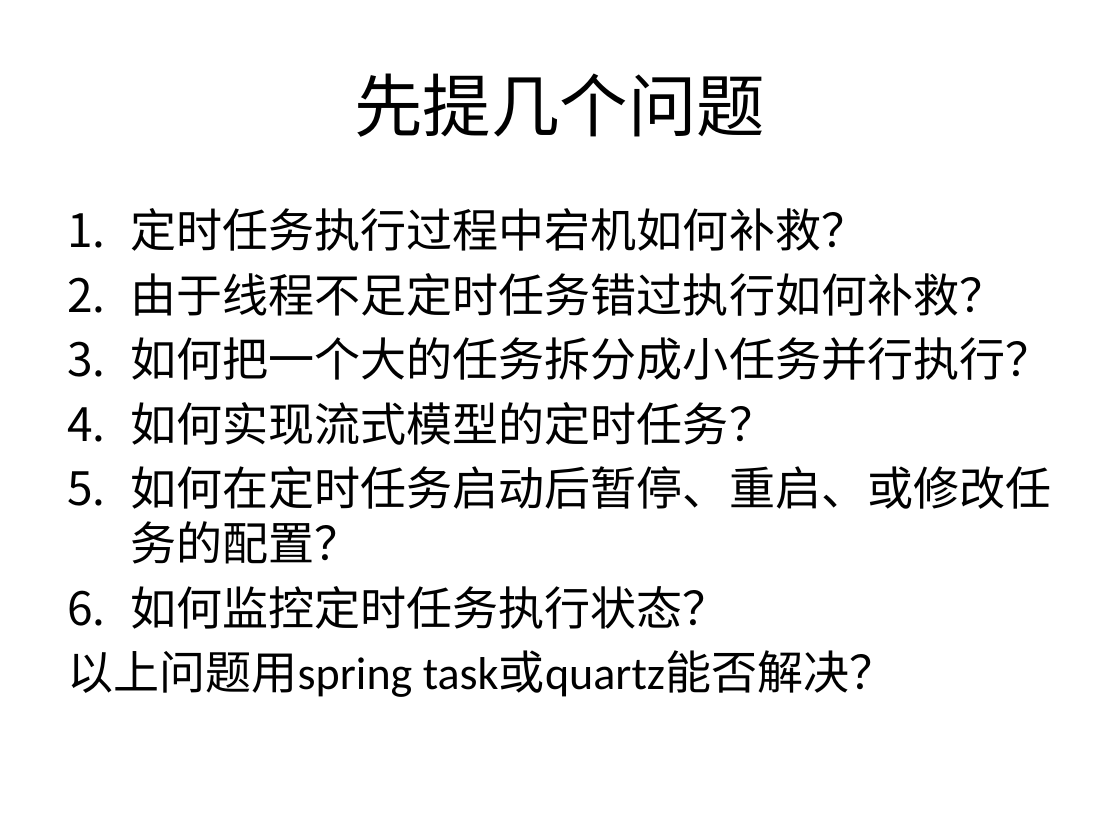
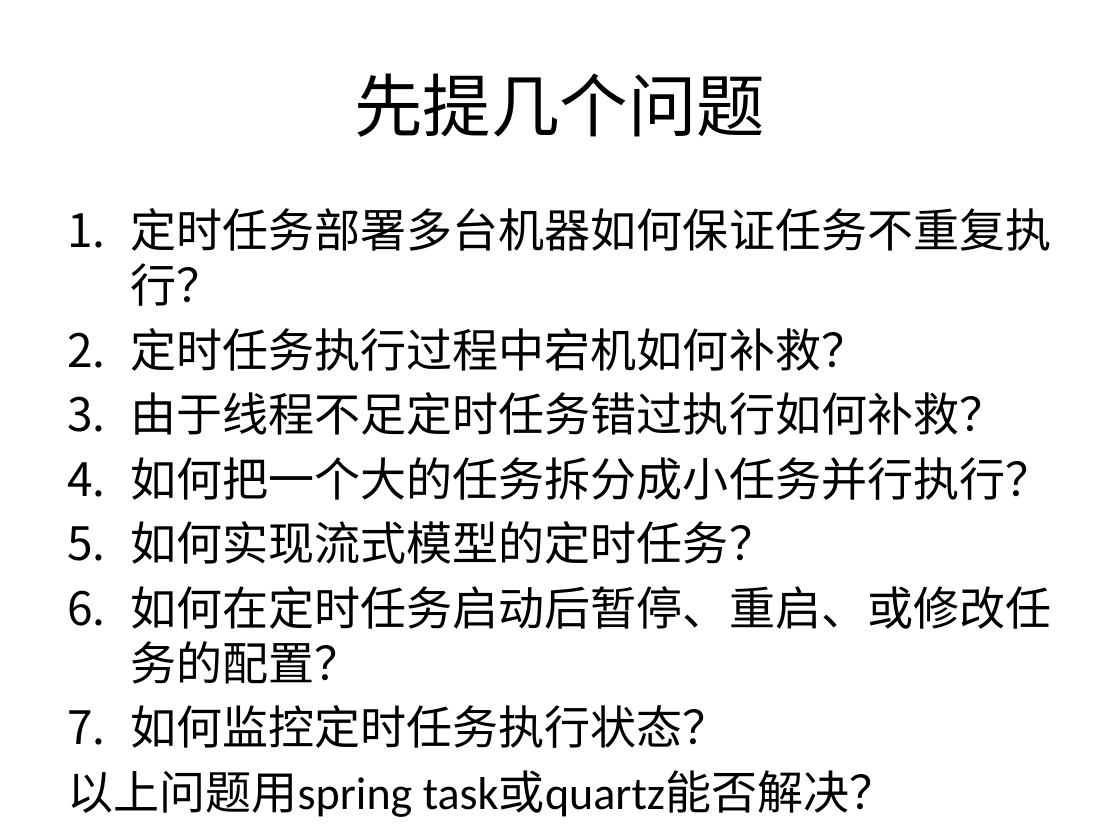
Before and after one commit to liuendy/practice, a slide deck: slide 2 of elastic-job-lite/elastic-job.pptx. Drawn at 1120x840 pixels with LibreOffice and Linux fonts; fonts in the diff are those of the drawing. Boxes give left, top, right and bottom in pixels: in the first picture for what was removed or moved away, otherwise in the second. Text is boxed around its words. In the diff, an @@ line names an element or a change of style, - is before the commit and + after.

```diff
--- a/elastic-job-lite/elastic-job.pptx
+++ b/elastic-job-lite/elastic-job.pptx
@@ text at bbox=[130, 208, 1051, 306]: paragraph added @@
+1. 定时任务部署多台机器如何保证任务不重复执行？
```
Also in this commit, not shown: 1 other slide changed, 22 other files.
